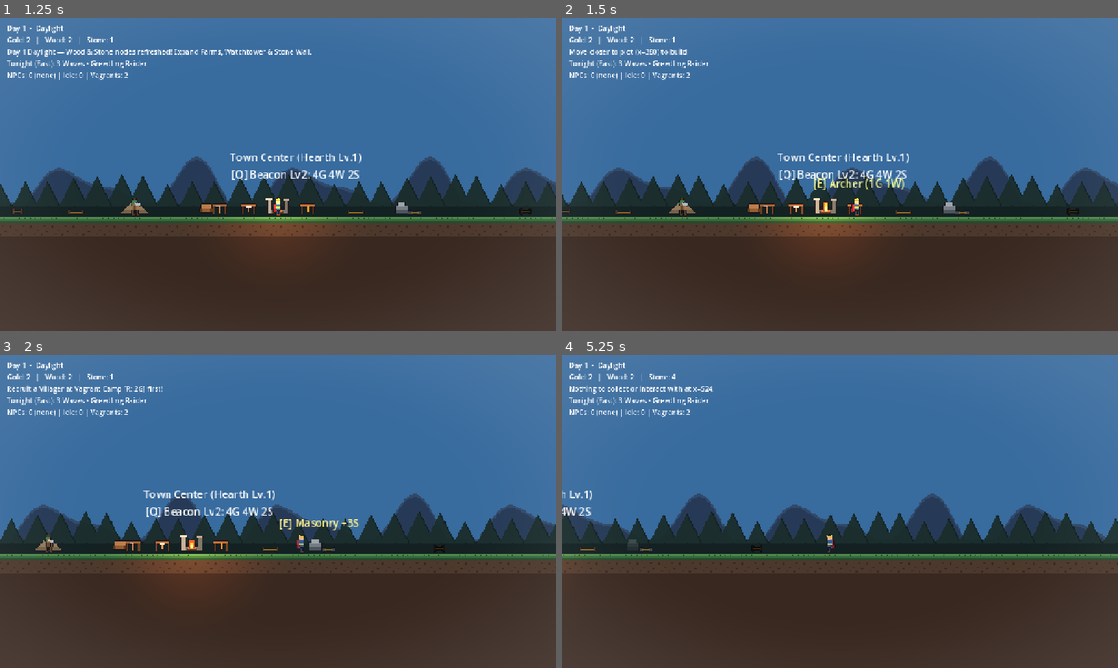
Above: before the commit, frames 1-4 (two rows, left to right).
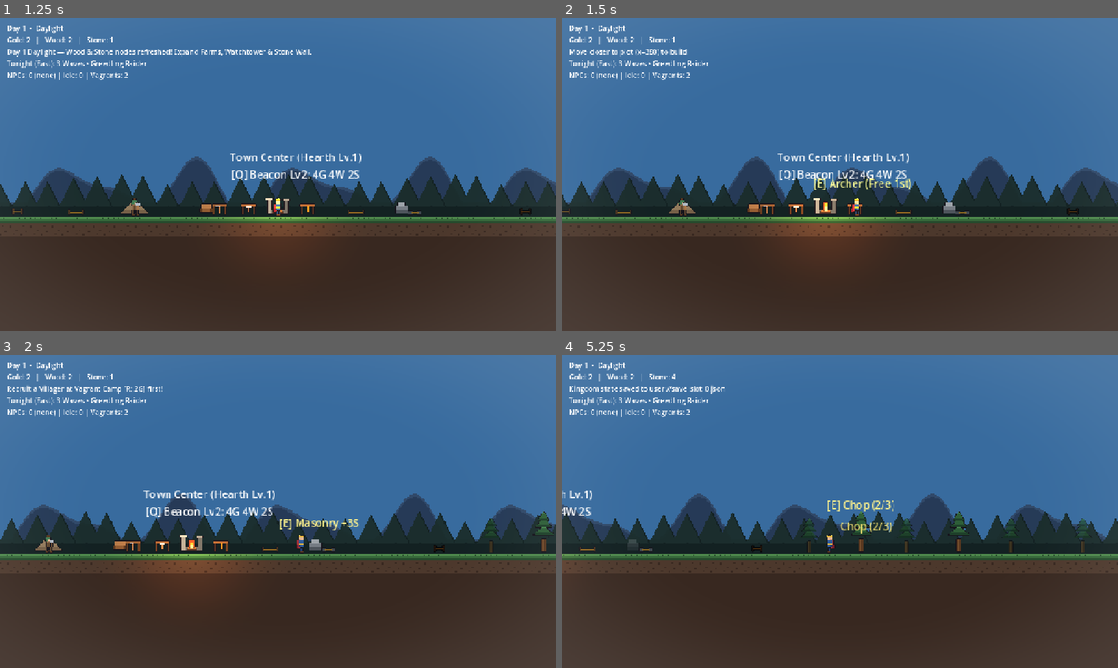
Above: after the commit, the same moments.

Repository: ridho1141haha/crownfall
Game: Godot game, scene res://scenes/main/Main.tscn
Two runs of this game, one before a commit and one after it. Both use one fixed random seed, a clock stepped at 60 frames per second and the inputs below.
Inputs:
- Up to frame 1 (1.25 s): click "Start New Game" at 0.5 s
- Up to frame 2 (1.5 s): tap Enter at 1.25 s; hold D (move_right) from 1.28 s (still down); hold B (build_wall) from 1.28 s (still down)
- Up to frame 3 (2 s): keep holding D (move_right); keep holding B (build_wall); tap Q (upgrade_tier) at 1.52 s; tap E (interact) at 1.55 s
- Up to frame 4 (5.25 s): release B (build_wall) at 2.03 s; tap E (interact) at 2.1, 4.55, 5.1 s; tap Q (upgrade_tier) at 2.27, 3.77, 4.52 s; tap Space (kindle_flare) at 2.3 s; release D (move_right) at 2.78 s; hold A (move_left) 2.78-3.53 s; hold Space (kindle_flare) 2.78-3.53 s; tap F (repair_wall) at 3.05, 3.6 s; hold D (move_right) 3.53-5.03 s; tap B (build_wall) at 3.8 s; hold B (build_wall) 4.28-5.03 s; tap K (save_game) at 4.9 s; hold A (move_left) from 5.03 s (still down)

Frame 1 is identical in both runs. In frame 2, 0.2% of the frame differs, in the area x 55-100%, y 51-59%; in frame 3, 0.2%; in frame 4, 1.3%, in the area x 1-95%, y 9-64%.

Commit message:
feat(v1.4.1): add PauseMenu, ForestTreeManager, global Builder auto-chop & West Wall Archer guard

Diff:
--- a/scripts/npc/NPCBuilderAgent.gd
+++ b/scripts/npc/NPCBuilderAgent.gd
@@ -136,7 +136,7 @@
 		_tick_archer(delta, building_mgr, night_mgr)
 		return
 
-	if night_mgr != null and night_mgr.night_active and role != "villager":
+	if night_mgr != null and night_mgr.night_active and role != "villager" and absf(position_x - SAFE_ZONE_X) > WORK_RANGE:
 		var nearest: Dictionary = night_mgr.get_nearest_active_enemy(position_x)
 		if not nearest.is_empty() and absf(float(nearest["x"]) - position_x) <= ENEMY_GRAB_RANGE:
 			var former: String = role
@@ -239,7 +239,7 @@
 func _tick_idle_builder(delta: float, building_mgr: BuildingManager, night_mgr: NightEncounterManager, resource_mgr: ResourceNodeManager, ledger: EconomyLedger) -> void:
 	var can_chop: bool = resource_mgr != null and ledger != null and night_mgr != null and not night_mgr.night_active and not safety_override_active
 	if can_chop:
-		var node: Dictionary = resource_mgr.find_nearest_available(position_x, ResourceNodeManager.INTERACT_RANGE, &"wood", true)
+		var node: Dictionary = resource_mgr.find_nearest_available(position_x, INF, &"wood", true)
 		if not node.is_empty():
 			var nx: float = float(node["x"])
 			cached_target_x = nx
@@ -263,7 +263,10 @@
 	var defend_west: bool = night_mgr != null and night_mgr.night_active and night_mgr.west_enemy_active and not night_mgr.enemy_active
 	if building_mgr != null:
 		if defend_west:
-			guard_x = clampf(night_mgr.west_enemy_x + ARCHER_PURSUIT_GAP, ARCHER_PURSUIT_WEST_LIMIT, SAFE_ZONE_X)
+			if building_mgr.has_plot(BuildingManager.WEST_WALL_ID) and building_mgr.is_standing(BuildingManager.WEST_WALL_ID):
+				guard_x = maxf(BuildingManager.WEST_WALL_POSITION_X + 36.0, clampf(night_mgr.west_enemy_x + ARCHER_PURSUIT_GAP, ARCHER_PURSUIT_WEST_LIMIT, SAFE_ZONE_X))
+			else:
+				guard_x = clampf(night_mgr.west_enemy_x + ARCHER_PURSUIT_GAP, ARCHER_PURSUIT_WEST_LIMIT, SAFE_ZONE_X)
 		else:
 			if building_mgr.has_plot(BuildingManager.WATCHTOWER_ID) and building_mgr.is_fully_operational(BuildingManager.WATCHTOWER_ID):
 				var owner: String = building_mgr.get_plot_claimant(BuildingManager.WATCHTOWER_ID)
--- a/scripts/player/InteractionResolver.gd
+++ b/scripts/player/InteractionResolver.gd
@@ -12,7 +12,8 @@
 	shipwreck_x: float,
 	portal_x: float,
 	portal_looted: bool,
-	shrine_offering_used: bool = false
+	shrine_offering_used: bool = false,
+	tree_mgr: ForestTreeManager = null
 ) -> Dictionary:
 	var best: Dictionary = {
 		"has_target": false,
@@ -138,6 +139,23 @@
 				"distance": d_port,
 			}
 
+	# 5b. Forest Trees ([E] Chop)
+	if tree_mgr != null:
+		var tr: Dictionary = tree_mgr.find_nearest_standing(actor_x, ForestTreeManager.INTERACT_RANGE)
+		if not tr.is_empty():
+			var tid: String = String(tr["id"])
+			var d_tree: float = absf(actor_x - float(tr["x"]))
+			if d_tree < float(best["distance"]):
+				best = {
+					"has_target": true,
+					"kind": "tree",
+					"target_id": tid,
+					"primary_command": &"chop_tree",
+					"upgrade_command": &"",
+					"prompt_text": "[E] Chop Tree (%d/%d)" % [tree_mgr.get_hp(tid), int(tr["max_hp"])],
+					"distance": d_tree,
+				}
+
 	# 6. Town Center Hearth Upgrade ([Q])
 	if hearth_sys != null and hearth_sys.can_upgrade():
 		var d_hearth: float = absf(actor_x - HearthSystem.HEARTH_POSITION_X)
--- /dev/null
+++ b/scripts/ui/PauseMenu.gd
@@ -0,0 +1,215 @@
+class_name PauseMenu
+extends CanvasLayer
+
+const SETTINGS_PATH: String = "user://settings.cfg"
+const MAIN_MENU_SCENE: String = "res://scenes/main/Main.tscn"
+
+var _session: Node = null
+var _backdrop: ColorRect = null
+var _main_box: VBoxContainer = null
+var _settings_box: VBoxContainer = null
+var _volume_slider: HSlider = null
+var _volume_val_label: Label = null
+var _fullscreen_check: CheckButton = null
+var _status_label: Label = null
+
+
+func _ready() -> void:
+	layer = 10
+	process_mode = Node.PROCESS_MODE_ALWAYS
+	visible = false
+	_build_ui()
+	_load_settings()
+
+
+func bind_session(session: Node) -> void:
+	_session = session
+
+
+func _unhandled_input(event: InputEvent) -> void:
+	if event.is_action_pressed("ui_cancel"):
+		toggle_pause()
+		get_viewport().set_input_as_handled()
+
+
+func toggle_pause() -> void:
+	if get_tree() == null:
+		return
+	var next_paused: bool = not get_tree().paused
+	get_tree().paused = next_paused
+	visible = next_paused
+	if next_paused:
+		_show_main_panel()
+		if _status_label != null:
+			_status_label.text = ""
+
+
+func set_master_volume(linear_val: float) -> void:
+	var clamped: float = clampf(linear_val, 0.0, 1.0)
+	var bus_idx: int = AudioServer.get_bus_index("Master")
+	if bus_idx >= 0:
+		AudioServer.set_bus_mute(bus_idx, clamped <= 0.001)
+		AudioServer.set_bus_volume_db(bus_idx, linear_to_db(maxf(clamped, 0.001)))
+	if _volume_val_label != null:
+		_volume_val_label.text = "%d%%" % int(roundf(clamped * 100.0))
+
+
+func _build_ui() -> void:
+	_backdrop = ColorRect.new()
+	_backdrop.set_anchors_preset(Control.PRESET_FULL_RECT)
+	_backdrop.color = Color(0.04, 0.05, 0.09, 0.72)
+	add_child(_backdrop)
+
+	var center: CenterContainer = CenterContainer.new()
+	center.set_anchors_preset(Control.PRESET_FULL_RECT)
+	_backdrop.add_child(center)
+
+	var panel: PanelContainer = PanelContainer.new()
+	panel.custom_minimum_size = Vector2(320, 0)
+	center.add_child(panel)
+
+	var margin: MarginContainer = MarginContainer.new()
+	margin.add_theme_constant_override("margin_left", 20)
+	margin.add_theme_constant_override("margin_right", 20)
+	margin.add_theme_constant_override("margin_top", 18)
+	margin.add_theme_constant_override("margin_bottom", 18)
+	panel.add_child(margin)
+
+	var root_vbox: VBoxContainer = VBoxContainer.new()
+	root_vbox.add_theme_constant_override("separation", 10)
+	margin.add_child(root_vbox)
+
+	_main_box = VBoxContainer.new()
+	_main_box.add_theme_constant_override("separation", 10)
+	root_vbox.add_child(_main_box)
+
+	var title: Label = Label.new()
+	title.text = "PAUSED"
+	title.horizontal_alignment = HORIZONTAL_ALIGNMENT_CENTER
+	_main_box.add_child(title)
+
+	var resume_btn: Button = Button.new()
+	resume_btn.text = "Resume [Esc]"
+	resume_btn.pressed.connect(toggle_pause)
+	_main_box.add_child(resume_btn)
+
+	var save_btn: Button = Button.new()
+	save_btn.text = "Save Game"
+	save_btn.pressed.connect(_on_save_pressed)
+	_main_box.add_child(save_btn)
+
+	var settings_btn: Button = Button.new()
+	settings_btn.text = "Settings"
+	settings_btn.pressed.connect(_show_settings_panel)
+	_main_box.add_child(settings_btn)
+
+	var menu_btn: Button = Button.new()
+	menu_btn.text = "Return to Main Menu"
+	menu_btn.pressed.connect(_on_main_menu_pressed)
+	_main_box.add_child(menu_btn)
+
+	_status_label = Label.new()
+	_status_label.text = ""
+	_status_label.horizontal_alignment = HORIZONTAL_ALIGNMENT_CENTER
+	_main_box.add_child(_status_label)
+
+	_settings_box = VBoxContainer.new()
+	_settings_box.add_theme_constant_override("separation", 10)
+	_settings_box.visible = false
+	root_vbox.add_child(_settings_box)
+
+	var s_title: Label = Label.new()
+	s_title.text = "SETTINGS"
+	s_title.horizontal_alignment = HORIZONTAL_ALIGNMENT_CENTER
+	_settings_box.add_child(s_title)
+
+	var vol_row: HBoxContainer = HBoxContainer.new()
+	_settings_box.add_child(vol_row)
+
+	var vol_lbl: Label = Label.new()
+	vol_lbl.text = "Master Volume"
+	vol_lbl.size_flags_horizontal = Control.SIZE_EXPAND_FILL
+	vol_row.add_child(vol_lbl)
+
+	_volume_val_label = Label.new()
+	_volume_val_label.text = "100%"
+	vol_row.add_child(_volume_val_label)
+
+	_volume_slider = HSlider.new()
+	_volume_slider.min_value = 0.0
+	_volume_slider.max_value = 1.0
+	_volume_slider.step = 0.05
+	_volume_slider.value = 1.0
+	_volume_slider.value_changed.connect(_on_volume_changed)
+	_settings_box.add_child(_volume_slider)
+
+	_fullscreen_check = CheckButton.new()
+	_fullscreen_check.text = "Fullscreen"
+	_fullscreen_check.toggled.connect(_on_fullscreen_toggled)
+	_settings_box.add_child(_fullscreen_check)
+
+	var back_btn: Button = Button.new()
+	back_btn.text = "Back"
+	back_btn.pressed.connect(_show_main_panel)
+	_settings_box.add_child(back_btn)
+
+
+func _show_main_panel() -> void:
+	if _main_box != null:
+		_main_box.visible = true
+	if _settings_box != null:
+		_settings_box.visible = false
+
+
+func _show_settings_panel() -> void:
+	if _main_box != null:
+		_main_box.visible = false
+	if _settings_box != null:
+		_settings_box.visible = true
+
+
+func _on_volume_changed(val: float) -> void:
+	set_master_volume(val)
+	_save_settings()
+
+
+func _on_fullscreen_toggled(enabled: bool) -> void:
+	if DisplayServer.get_name() != "headless":
+		DisplayServer.window_set_mode(DisplayServer.WINDOW_MODE_FULLSCREEN if enabled else DisplayServer.WINDOW_MODE_WINDOWED)
+	_save_settings()
+
+
+func _on_save_pressed() -> void:
+	if _session != null and _session.has_method("_on_manual_save"):
+		var ok: bool = bool(_session.call("_on_manual_save"))
+		if _status_label != null:
+			_status_label.text = "Saved!" if ok else "Cannot save during Night!"
+
+
+func _on_main_menu_pressed() -> void:
+	if get_tree() != null:
+		get_tree().paused = false
+		get_tree().change_scene_to_file(MAIN_MENU_SCENE)
+
+
+func _save_settings() -> void:
+	var cfg: ConfigFile = ConfigFile.new()
+	cfg.set_value("audio", "master_volume", _volume_slider.value if _volume_slider != null else 1.0)
+	cfg.set_value("display", "fullscreen", _fullscreen_check.button_pressed if _fullscreen_check != null else false)
+	cfg.save(SETTINGS_PATH)
+
+
+func _load_settings() -> void:
+	var cfg: ConfigFile = ConfigFile.new()
+	if cfg.load(SETTINGS_PATH) != OK:
+		set_master_volume(1.0)
+		return
+	var vol: float = float(cfg.get_value("audio", "master_volume", 1.0))
+	var fs: bool = bool(cfg.get_value("display", "fullscreen", false))
+	if _volume_slider != null:
+		_volume_slider.set_value_no_signal(vol)
+	set_master_volume(vol)
+	if _fullscreen_check != null:
+		_fullscreen_check.set_pressed_no_signal(fs)
+	if fs and DisplayServer.get_name() != "headless":
+		DisplayServer.window_set_mode(DisplayServer.WINDOW_MODE_FULLSCREEN)
--- /dev/null
+++ b/scripts/world/ForestTreeManager.gd
@@ -0,0 +1,113 @@
+class_name ForestTreeManager
+extends RefCounted
+
+signal tree_chopped(tree_id: String, hp_left: int, felled: bool, wood_gained: int)
+signal forest_regrown(regrown_ids: Array[String])
+
+const INTERACT_RANGE: float = 72.0
+const DEFAULT_MAX_HP: int = 3
+const DEFAULT_WOOD_YIELD: int = 4
+
+const DEFAULT_TREES: Array[Dictionary] = [
+	{"id": "tree_west_01", "x": -680.0, "max_hp": 3, "wood_yield": 4},
+	{"id": "tree_west_02", "x": -940.0, "max_hp": 3, "wood_yield": 4},
+	{"id": "tree_west_03", "x": -1080.0, "max_hp": 3, "wood_yield": 4},
+	{"id": "tree_east_01", "x": 540.0, "max_hp": 3, "wood_yield": 4},
+	{"id": "tree_east_02", "x": 690.0, "max_hp": 3, "wood_yield": 4},
+	{"id": "tree_east_03", "x": 960.0, "max_hp": 3, "wood_yield": 4},
+]
+
+var trees: Array[Dictionary] = []
+var tree_hp: Dictionary = {}
+
+
+func _init() -> void:
+	for t: Dictionary in DEFAULT_TREES:
+		var copy_t: Dictionary = t.duplicate()
+		trees.append(copy_t)
+		tree_hp[String(copy_t["id"])] = int(copy_t["max_hp"])
+
+
+func is_felled(tree_id: String) -> bool:
+	return int(tree_hp.get(tree_id, 0)) <= 0
+
+
+func get_hp(tree_id: String) -> int:
+	return int(tree_hp.get(tree_id, 0))
+
+
+func get_tree_def(tree_id: String) -> Dictionary:
+	for t: Dictionary in trees:
+		if String(t["id"]) == tree_id:
+			return t
+	return {}
+
+
+func find_nearest_standing(actor_x: float, max_range: float = INTERACT_RANGE) -> Dictionary:
+	var best: Dictionary = {}
+	var best_dist: float = max_range + 0.001
+	for t: Dictionary in trees:
+		var tid: String = String(t["id"])
+		if is_felled(tid):
+			continue
+		var dist: float = absf(actor_x - float(t["x"]))
+		if dist < best_dist:
+			best_dist = dist
+			best = t
+	return best
+
+
+func try_chop(tree_id: String, actor_x: float, ledger: EconomyLedger) -> Dictionary:
+	if ledger == null:
+		return {"ok": false, "reason": "Economy ledger unavailable"}
+	var t: Dictionary = get_tree_def(tree_id)
+	if t.is_empty():
+		return {"ok": false, "reason": "Unknown tree: %s" % tree_id}
+	if is_felled(tree_id):
+		return {"ok": false, "reason": "Tree already felled (regrows at Sunrise)"}
+	if absf(actor_x - float(t["x"])) > INTERACT_RANGE:
+		return {"ok": false, "reason": "Move closer to the tree to chop"}
+
+	var next_hp: int = maxi(0, get_hp(tree_id) - 1)
+	var felled: bool = (next_hp == 0)
+	var wood_gain: int = 0
+	if felled:
+		var yld: int = int(t.get("wood_yield", DEFAULT_WOOD_YIELD))
+		if not ledger.try_add(&"wood", yld):
+			return {"ok": false, "reason": "Wood storage full!"}
+		wood_gain = yld
+	tree_hp[tree_id] = next_hp
+	tree_chopped.emit(tree_id, next_hp, felled, wood_gain)
+	return {"ok": true, "reason": "", "tree": t, "hp_left": next_hp, "felled": felled, "wood_gained": wood_gain}
+
+
+func regrow_all() -> void:
+	var regrown: Array[String] = []
+	for t: Dictionary in trees:
+		var tid: String = String(t["id"])
+		var max_hp: int = int(t.get("max_hp", DEFAULT_MAX_HP))
+		if int(tree_hp.get(tid, max_hp)) < max_hp:
+			tree_hp[tid] = max_hp
+			regrown.append(tid)
+	forest_regrown.emit(regrown)
+
+
+func to_save_dict() -> Dictionary:
+	var out: Dictionary = {}
+	for t: Dictionary in trees:
+		var tid: String = String(t["id"])
+		out[tid] = get_hp(tid)
+	return out
+
+
+func apply_save_state(saved_states: Variant) -> void:
+	for t: Dictionary in trees:
+		tree_hp[String(t["id"])] = int(t.get("max_hp", DEFAULT_MAX_HP))
+	if typeof(saved_states) != TYPE_DICTIONARY:
+		return
+	var d: Dictionary = saved_states as Dictionary
+	for t: Dictionary in trees:
+		var tid: String = String(t["id"])
+		if d.has(tid):
+			var max_hp: int = int(t.get("max_hp", DEFAULT_MAX_HP))
+			tree_hp[tid] = clampi(int(roundf(float(d[tid]))), 0, max_hp)
--- a/scripts/world/ForgottenShoreSession.gd
+++ b/scripts/world/ForgottenShoreSession.gd
@@ -23,6 +23,10 @@
 var economy: EconomyLedger = EconomyLedger.new({"gold": 2, "wood": 2, "stone": 1})
 var building_mgr: BuildingManager = BuildingManager.new()
 var resource_mgr: ResourceNodeManager = ResourceNodeManager.new()
+var tree_mgr: ForestTreeManager = ForestTreeManager.new()
+var pause_menu: PauseMenu = null
+var _tree_sprites: Dictionary = {}
+var _tree_labels: Dictionary = {}
 var hearth_sys: HearthSystem = HearthSystem.new()
 var pop_mgr: NPCPopulationManager = NPCPopulationManager.new()
 var builder_npc: NPCBuilderAgent = null
@@ -80,10 +84,25 @@
 func _ready() -> void:
 	building_mgr.register_forgotten_shore_expansion_plots()
 	_sync_resource_prompts_from_data()
+	_setup_forest_visuals()
+	_setup_pause_menu()
 	_wire_signals()
 	_consume_pending_load_if_requested()
 	_sync_all_presentations()
-	feedback_message.emit("Forgotten Shore: [A/D] Move | [E] Interact | [Q] Upgrade | [R] Recruit | [B] Build | [F] Repair | [T] 20x | [K] Save")
+	feedback_message.emit("Forgotten Shore: [A/D] Move | [E] Interact | [Q] Upgrade | [R] Recruit | [B] Build | [F] Repair | [T] 20x | [K] Save | [Esc] Pause")
+
+
+func _setup_pause_menu() -> void:
+	if pause_menu != null:
+		return
+	pause_menu = PauseMenu.new()
+	pause_menu.bind_session(self)
+	add_child(pause_menu)
+
+
+func _exit_tree() -> void:
+	if get_tree() != null:
+		get_tree().paused = false
 
 
 func _sync_resource_prompts_from_data() -> void:
@@ -239,7 +258,8 @@
 		SHIPWRECK_X,
 		PORTAL_X,
 		portal_relic_looted,
-		shrine_offering_used_today
+		shrine_offering_used_today,
+		tree_mgr
 	)
 
 
@@ -365,6 +385,24 @@
 				_play_sfx("sfx_sunset")
 				_spawn_floating_text(actor_x, "KINDLE FLARE +50%!", Color(1.0, 0.82, 0.35, 1.0))
 				feedback_message.emit("Kindle Flare active! Hearth burn & Watchtower dmg +50% for 8s!")
+
+		&"chop_tree":
+			if resolved_target.is_empty():
+				var tr: Dictionary = tree_mgr.find_nearest_standing(actor_x)
+				resolved_target = String(tr.get("id", ""))
+			var cres: Dictionary = tree_mgr.try_chop(resolved_target, actor_x, economy)
+			ok = bool(cres.get("ok", false))
+			if ok:
+				var td: Dictionary = cres["tree"] as Dictionary
+				_update_forest_visuals()
+				_play_sfx("sfx_build")
+				if bool(cres.get("felled", false)):
+					_spawn_floating_text(float(td["x"]), "+%d Wood" % int(cres["wood_gained"]))
+					feedback_message.emit("Tree felled! +%d Wood" % int(cres["wood_gained"]))
+				else:
+					_spawn_floating_text(float(td["x"]), "Chop (%d/%d)" % [int(cres["hp_left"]), int(td["max_hp"])])
+			else:
+				_record_rejection(String(cres.get("reason", "Cannot chop tree")))
 
 		&"save_game":
 			ok = _on_manual_save()
@@ -585,7 +623,9 @@
 	if day_number > 1:
 		shrine_offering_used_today = false
 	resource_mgr.refresh_renewable_nodes()
+	tree_mgr.regrow_all()
 	_update_resource_node_visuals()
+	_update_forest_visuals()
 	feedback_message.emit("Day %d Daylight — Wood & Stone nodes refreshed! Expand Farms, Watchtower & Stone Wall." % day_number)
 
 
@@ -624,7 +664,9 @@
 	elif reign_state != ReignState.ISLAND_CLEARED:
 		reign_state = ReignState.ACTIVE
 	resource_mgr.refresh_renewable_nodes()
+	tree_mgr.regrow_all()
 	_update_resource_node_visuals()
+	_update_forest_visuals()
 	pop_mgr.on_sunrise_refill()
 	save_game_state()
 
@@ -882,9 +924,25 @@
 		portal_lbl.visible = (active_kind == "portal")
 		portal_lbl.modulate = highlight_col if portal_lbl.visible else normal_col
 
+	for tr: Dictionary in tree_mgr.trees:
+		var tid: String = String(tr["id"])
+		var t_lbl: Label = _tree_labels.get(tid, null) as Label
+		if t_lbl != null:
+			var is_tree_active: bool = (active_kind == "tree" and active_id == tid)
+			t_lbl.visible = is_tree_active and not tree_mgr.is_felled(tid)
+			t_lbl.text = "[E] Chop (%d/%d)" % [tree_mgr.get_hp(tid), int(tr["max_hp"])]
+			t_lbl.modulate = highlight_col if is_tree_active else normal_col
+
+	var has_archer: bool = false
+	for a: NPCBuilderAgent in pop_mgr.agents:
+		if a.recruited and a.role == "archer":
+			has_archer = true
+			break
 	for sid: String in NPCPopulationManager.TOOL_STANDS.keys():
 		var lbl: Label = get_node_or_null("WorldObjects/ToolStands/%s/Label" % sid) as Label
 		if lbl != null:
+			if sid == "bow_stand":
+				lbl.text = "[E] Archer (1G 1W)" if has_archer else "[E] Archer (Free 1st)"
 			var is_stand: bool = (active_kind == "tool_stand" and active_id == sid)
 			lbl.visible = is_stand
 			lbl.modulate = highlight_col if is_stand else normal_col
@@ -955,6 +1013,60 @@
 
 	_sync_follower_nodes()
 	_update_proximity_prompts()
+
+
+func _setup_forest_visuals() -> void:
+	var world_objs: Node = get_node_or_null("WorldObjects")
+	if world_objs == null or world_objs.get_node_or_null("ForestTrees") != null:
+		return
+	var root_forest: Node2D = Node2D.new()
+	root_forest.name = "ForestTrees"
+	root_forest.z_index = -1
+	world_objs.add_child(root_forest)
+	var tex_path: String = "res://assets/environment/vegetation/env_pine_tree_states.png"
+	var tree_tex: Texture2D = load(tex_path) as Texture2D if ResourceLoader.exists(tex_path) else null
+	for dx: float in [-1220.0, -1150.0, -860.0, -720.0, -540.0, 460.0, 610.0, 770.0, 880.0, 1120.0]:
+		var bg_spr: Sprite2D = Sprite2D.new()
+		bg_spr.position = Vector2(dx, 0.0)
+		bg_spr.centered = false
+		bg_spr.offset = Vector2(-24, -64)
+		bg_spr.hframes = 2
+		bg_spr.frame = 0
+		bg_spr.scale = Vector2(0.85, 0.85)
+		bg_spr.modulate = Color(0.68, 0.78, 0.74, 0.72)
+		if tree_tex != null:
+			bg_spr.texture = tree_tex
+		root_forest.add_child(bg_spr)
+	for tr: Dictionary in tree_mgr.trees:
+		var tid: String = String(tr["id"])
+		var spr: Sprite2D = Sprite2D.new()
+		spr.name = tid
+		spr.position = Vector2(float(tr["x"]), 0.0)
+		spr.centered = false
+		spr.offset = Vector2(-24, -64)
+		spr.hframes = 2
+		spr.z_index = 1
+		if tree_tex != null:
+			spr.texture = tree_tex
+		root_forest.add_child(spr)
+		_tree_sprites[tid] = spr
+		var lbl: Label = Label.new()
+		lbl.visible = false
+		lbl.position = Vector2(-56, -86)
+		lbl.size = Vector2(112, 24)
+		lbl.horizontal_alignment = HORIZONTAL_ALIGNMENT_CENTER
+		lbl.text = "[E] Chop (3/3)"
+		spr.add_child(lbl)
+		_tree_labels[tid] = lbl
+	_update_forest_visuals()
+
+
+func _update_forest_visuals() -> void:
+	for tr: Dictionary in tree_mgr.trees:
+		var tid: String = String(tr["id"])
+		var spr: Sprite2D = _tree_sprites.get(tid, null) as Sprite2D
+		if spr != null:
+			spr.frame = 1 if tree_mgr.is_felled(tid) else 0
 
 
 func _update_resource_node_visuals() -> void:
@@ -987,6 +1099,7 @@
 	_sync_hearth_visuals()
 	_sync_landmark_visuals()
 	_update_resource_node_visuals()
+	_update_forest_visuals()
 	_sync_dynamic_actors()
 
 
@@ -1038,6 +1151,7 @@
 			"first_night_survived": night_mgr.first_night_survived,
 			"collected_nodes": resource_mgr.get_collected_ids_array(),
 			"node_states": resource_mgr.to_save_dict(),
+			"tree_states": tree_mgr.to_save_dict(),
 			"reign_state": _reign_state_to_string(reign_state),
 			"hearth_level": hearth_sys.hearth_level,
 			"shipwreck_stage": shipwreck_stage,
@@ -1098,6 +1212,7 @@
 	portal_relic_looted = bool(flags.get("portal_relic_looted", false))
 	shrine_offering_used_today = bool(flags.get("shrine_offering_used_today", false))
 	resource_mgr.apply_save_state(flags.get("node_states", null), flags.get("collected_nodes", []))
+	tree_mgr.apply_save_state(flags.get("tree_states", null))
 
 	if time_manager != null:
 		var is_unsafe: bool = time_manager.current_phase != TimeManager.Phase.DAYLIGHT
--- a/tests/test_unit_m2_m7.gd
+++ b/tests/test_unit_m2_m7.gd
@@ -55,6 +55,8 @@
 	if not _test_task2_softlock_flare_west_lane():
 		return
 	if not _test_p0_atomicity_and_bounds():
+		return
+	if not _test_v141_forest_autochop_and_west_guard():
 		return
 	if _failures > 0:
 		quit(1)
@@ -611,3 +613,50 @@
 		return false
 	print("PASS: P0 Atomicity, Night Repair, Strict NPC Load & Bounds Sync")
 	return true
+
+
+func _test_v141_forest_autochop_and_west_guard() -> bool:
+	# 1. Forest 3-hit chop & sunrise regrow
+	var forest_script = load("res://scripts/world/ForestTreeManager.gd")
+	var fm = forest_script.new()
+	var ledger: EconomyLedger = EconomyLedgerScript.new({"gold": 4, "wood": 0, "stone": 0})
+	var r1: Dictionary = fm.try_chop("tree_west_01", -680.0, ledger)
+	var r2: Dictionary = fm.try_chop("tree_west_01", -680.0, ledger)
+	var r3: Dictionary = fm.try_chop("tree_west_01", -680.0, ledger)
+	if not _check(bool(r1["ok"]) and bool(r2["ok"]) and bool(r3["ok"]) and bool(r3["felled"]) and ledger.get_amount(&"wood") == 4, "v1.4.1 Forest tree felled in 3 hits (+4 Wood)"):
+		return false
+	fm.regrow_all()
+	if not _check(not fm.is_felled("tree_west_01") and fm.get_hp("tree_west_01") == 3, "v1.4.1 Forest regrows on Sunrise"):
+		return false
+
+	# 2. Idle Builder di x=0.0 bisa mendeteksi timber_pile_west (x=-110.0) dan jalan auto-chop
+	var rnm: ResourceNodeManager = ResourceNodeManagerScript.new()
+	var bm: BuildingManager = BuildingManagerScript.new()
+	var night: NightEncounterManager = NightEncounterManagerScript.new()
+	var builder: NPCBuilderAgent = NPCBuilderAgentScript.new()
+	builder.request_recruit(NPCBuilderAgent.CAMP_POSITION_X, ledger)
+	builder.position_x = 0.0
+	for _s: int in range(3):
+		builder.tick(1.0, bm, night, rnm, ledger)
+	if not _check(rnm.is_collected("timber_pile_west") and ledger.get_amount(&"wood") == 9, "v1.4.1 Idle Builder at x=0 walks to x=-110 and auto-chops +5 Wood"):
+		return false
+
+	# 3. Archer tidak keluar melewati West Wall (x=-400) saat menjaga West Scout
+	var w_ledger: EconomyLedger = EconomyLedgerScript.new({"gold": 4, "wood": 6, "stone": 4})
+	bm.register_forgotten_shore_expansion_plots()
+	bm.request_start_construction(BuildingManager.WEST_WALL_POSITION_X, w_ledger, BuildingManager.WEST_WALL_ID)
+	bm.advance_construction(4.0, BuildingManager.WEST_WALL_ID)
+	night.on_night_started(2)
+	night.enemy_active = false
+	night.west_enemy_active = true
+	night.west_enemy_x = -800.0
+	var archer: NPCBuilderAgent = NPCBuilderAgentScript.new("npc_02")
+	archer.recruited = true
+	archer.role = "archer"
+	archer.position_x = -350.0
+	archer.tick(1.0, bm, night)
+	if not _check(archer.position_x >= BuildingManager.WEST_WALL_POSITION_X + 36.0, "v1.4.1 Archer stays behind standing West Wall (x >= -364)"):
+		return false
+
+	print("PASS: v1.4.1 Forest Chopping, Global Auto-Chop & West Wall Archer Guard")
+	return true
Binary file added: assets/environment/vegetation/env_pine_tree_states.png
